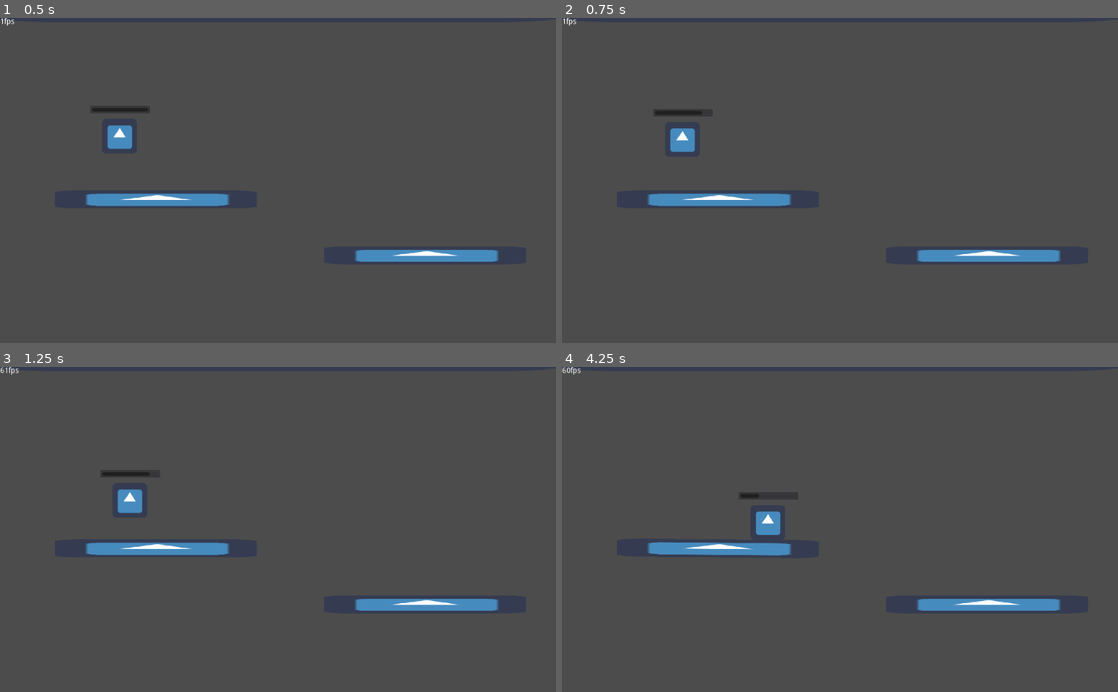
Above: before the commit, frames 1-4 (two rows, left to right).
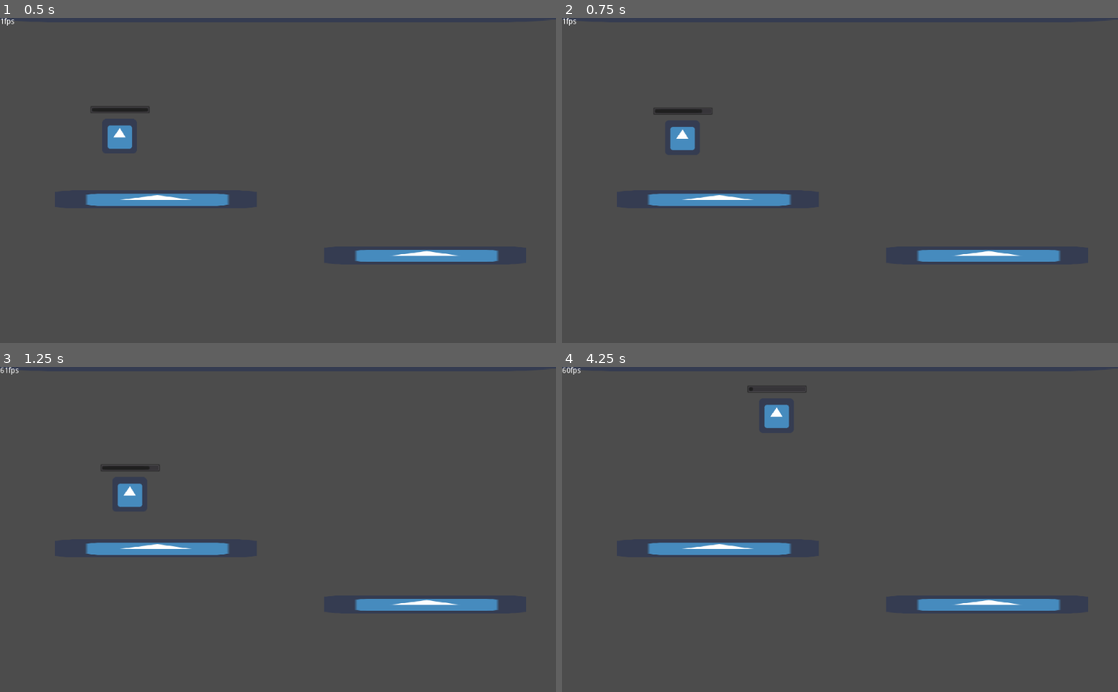
Above: after the commit, the same moments.

Repository: iwilliams/wildjam-15
Game: Godot game, scene res://Main.tscn
The game is run twice, just before and just after one commit, with the same random seed, the same clock (stepped at 60 frames per second) and the same inputs. The engine's default icon, where the game draws it, is replaced by a stand-in: a white triangle on a blue panel in a dark square.
Inputs:
- Up to frame 1 (0.5 s): no input
- Up to frame 2 (0.75 s): hold D (move_right) from 0.53 s (still down); hold Space (jump) from 0.53 s (still down)
- Up to frame 3 (1.25 s): keep holding D (move_right); keep holding Space (jump)
- Up to frame 4 (4.25 s): release D (move_right) at 1.28 s; release Space (jump) at 1.28 s; hold A (move_left) 1.28-2.03 s; tap Space (jump) at 1.35, 1.52, 1.82, 2.85, 3.02, 3.32 s; hold Space (jump) 2.03-2.78 s; hold D (move_right) 2.03-3.53 s; hold A (move_left) from 3.53 s (still down); hold Space (jump) from 3.53 s (still down)

Frame 1 is identical in both runs. In frame 2, 0.2% of the frame differs, in the area x 16-27%, y 27-42%; in frame 3, 0.5%; in frame 4, 0.9%, in the area x 15-44%, y 5-59%.

Commit message:
jump_force changed from 75

Diff:
--- a/Main.tscn
+++ b/Main.tscn
@@ -20,7 +20,7 @@
 stamina_recovery_rate = 80
 stamina_recovery_period = 10
 jump_stamina_cost = 15
-jump_force = 75
+jump_force = 100
 
 [node name="StaminaBar" type="ProgressBar" parent="Player"]
 anchor_left = 1.0
